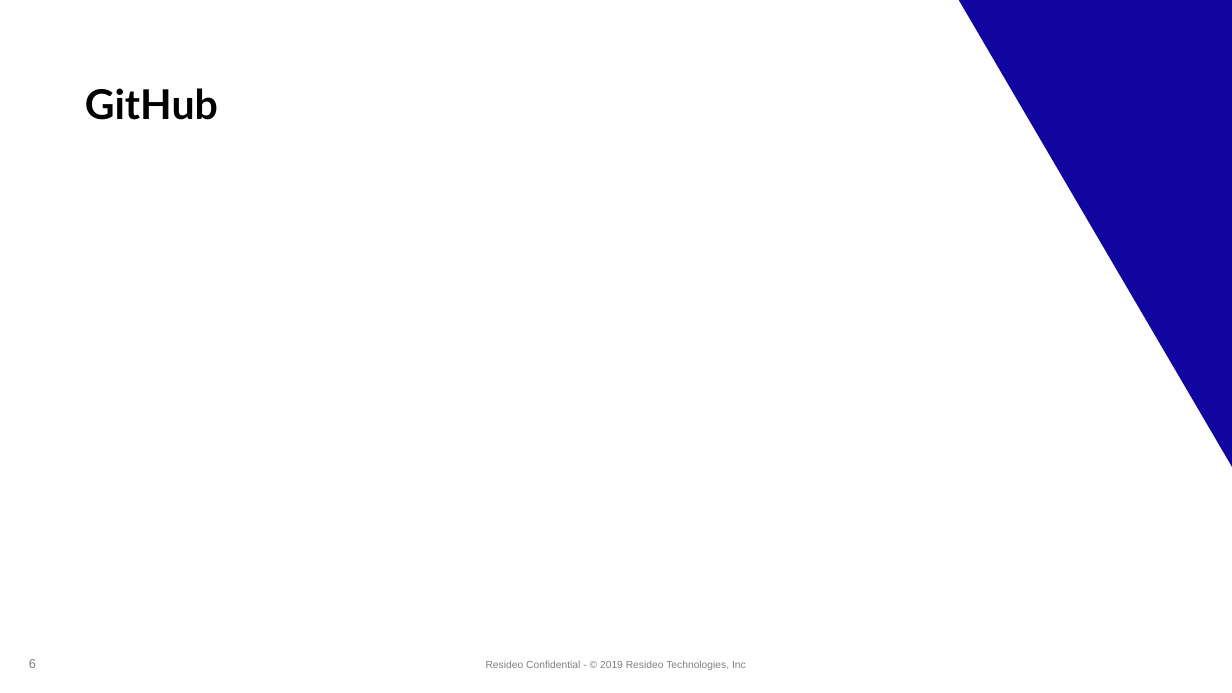
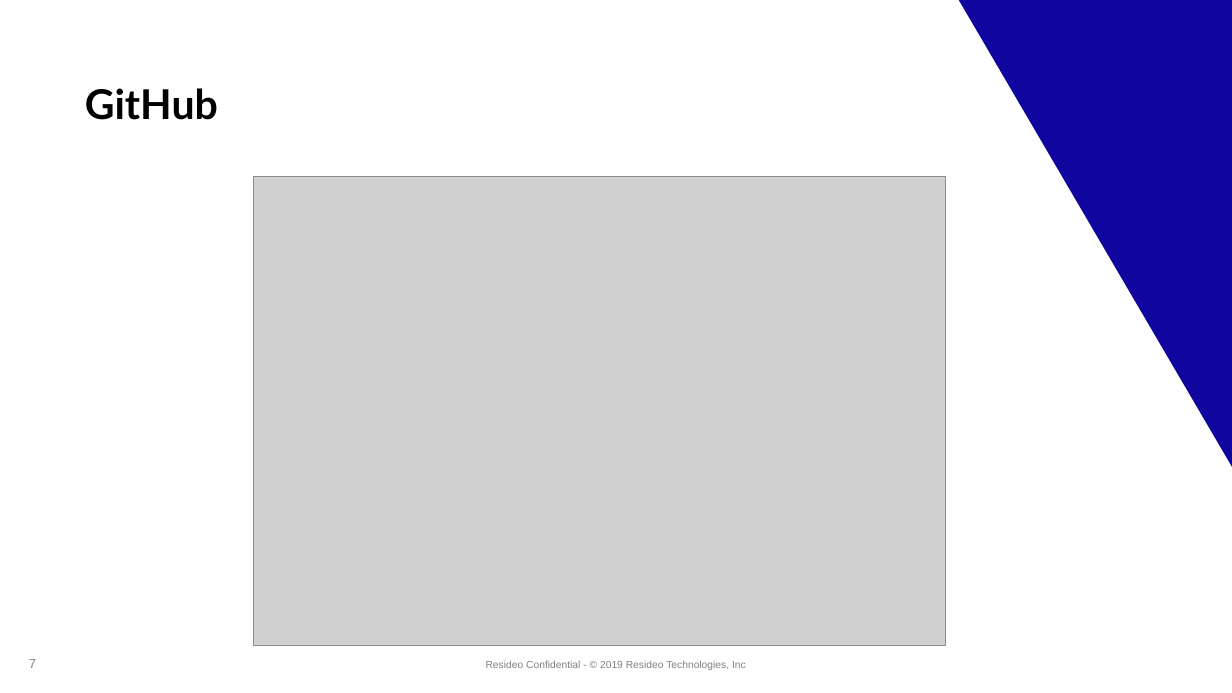
Before and after one commit to taraalma/00_Semestrei_IntroVCS, a slide deck: slide 8 of Documents/Version Control System.PPTX (slide 7 before the commit). Drawn at 1232x693 pixels with LibreOffice and Linux fonts; fonts in the diff are those of the drawing; grey boxes stand for pictures; background and template pictures are left out. Boxes give left, top, right and bottom in pixels: in the first picture for what was removed or moved away, otherwise in the second. Text is boxed around its words. In the diff, an @@ line names an element or a change of style, - is before the commit and + after.

```diff
--- a/Documents/Version Control System.PPTX
+++ b/Documents/Version Control System.PPTX
@@ picture added at box(253, 177, 946, 645) @@
@@ page number at box(29, 659, 36, 668): text changed @@
-6
+7
```
Also in this commit, not shown: 3 other slides changed, 1 slide added.
